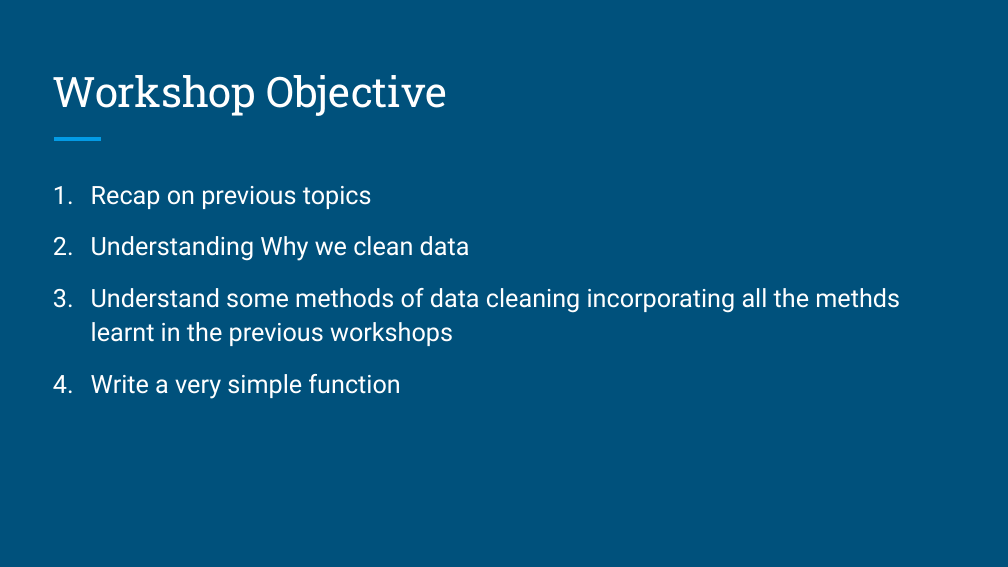
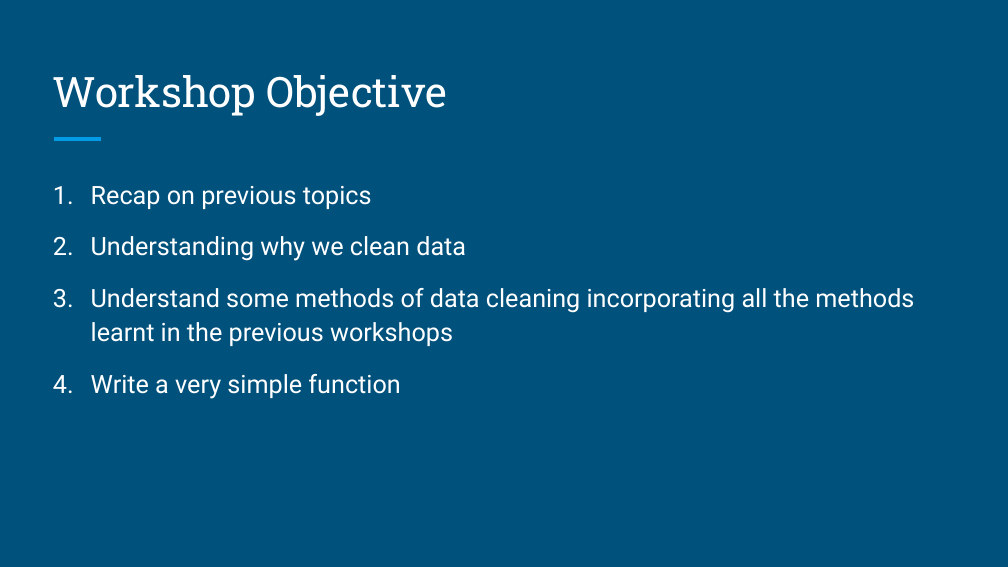
Before and after one commit to brandonyph/APB-Workshop-DataAnalyticsEssentials, a slide deck: slide 2 of Week6-Tidying-Data/W6-Tidying Data.pptx. Drawn at 1008x567 pixels with LibreOffice and Linux fonts; fonts in the diff are those of the drawing. Boxes give left, top, right and bottom in pixels: in the first picture for what was removed or moved away, otherwise in the second. Text is boxed around its words. In the diff, an @@ line names an element or a change of style, - is before the commit and + after.

```diff
--- a/Week6-Tidying-Data/W6-Tidying Data.pptx
+++ b/Week6-Tidying-Data/W6-Tidying Data.pptx
@@ text at bbox=[91, 236, 914, 346]: text changed @@
-2. Understanding Why we clean data
-3. Understand some methods of data cleaning incorporating all the methds learnt in the previous workshops
+2. Understanding why we clean data
+3. Understand some methods of data cleaning incorporating all the methods learnt in the previous workshops
```
Also in this commit, not shown: 7 other slides changed, 2 other files.
